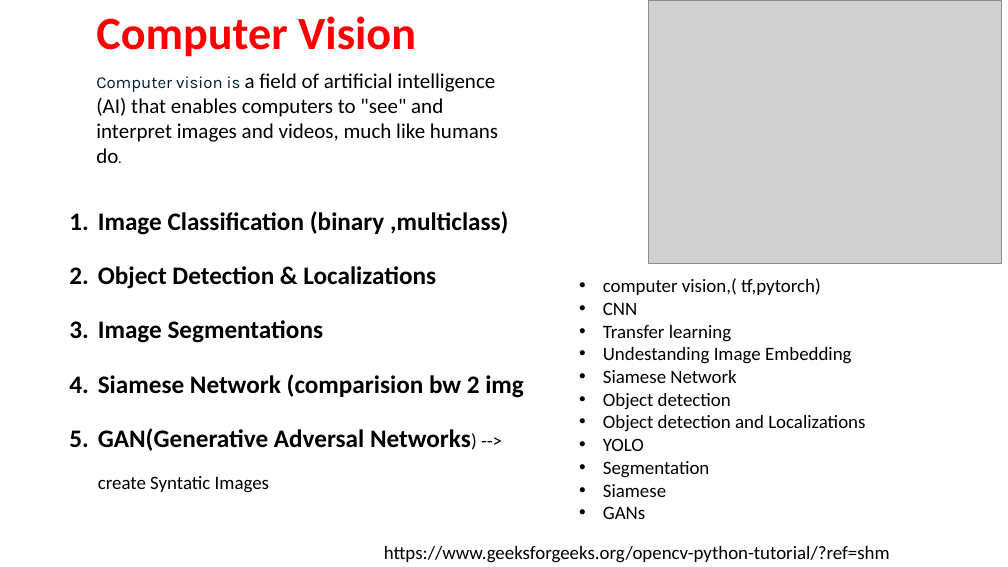
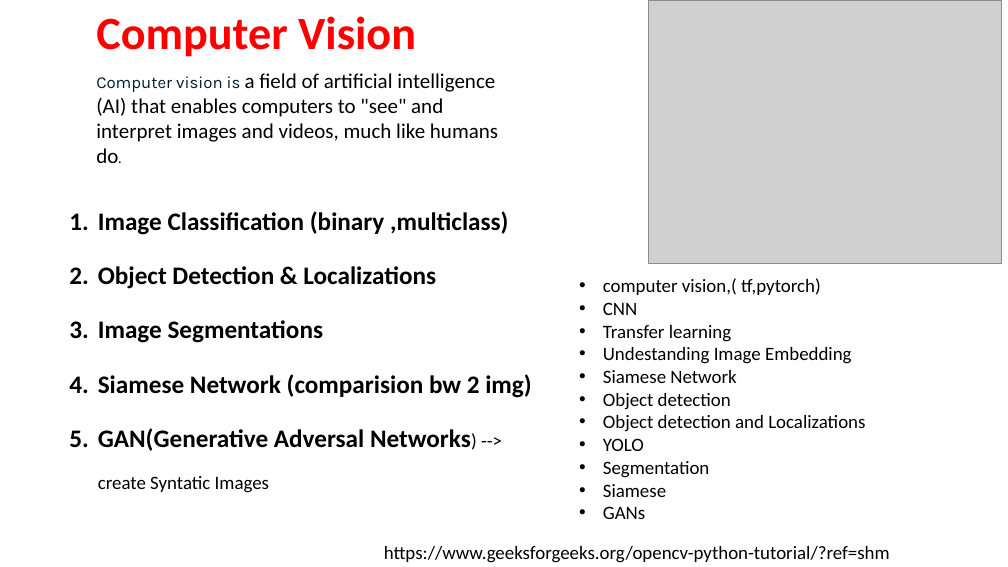
Before and after one commit to shahil04/ds_materials, a slide deck: slide 4 of 9.Deep_learning/class_7_computer_vision.pptx. Drawn at 1008x567 pixels with LibreOffice and Linux fonts; fonts in the diff are those of the drawing; grey boxes stand for pictures. Boxes give left, top, right and bottom in pixels: in the first picture for what was removed or moved away, otherwise in the second. Text is boxed around its words. In the diff, an @@ line names an element or a change of style, - is before the commit and + after.

```diff
--- a/9.Deep_learning/class_7_computer_vision.pptx
+++ b/9.Deep_learning/class_7_computer_vision.pptx
@@ text at bbox=[98, 374, 531, 398]: text changed @@
-4. Siamese Network (comparision bw 2 img
+4. Siamese Network (comparision bw 2 img)
```
Also in this commit, not shown: 1 other slide changed, 51 other files.
